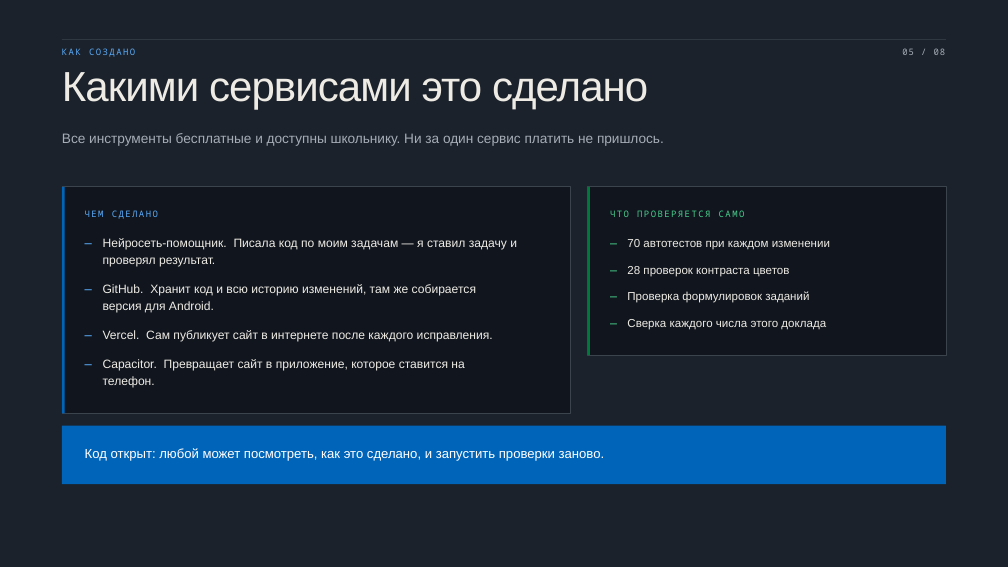
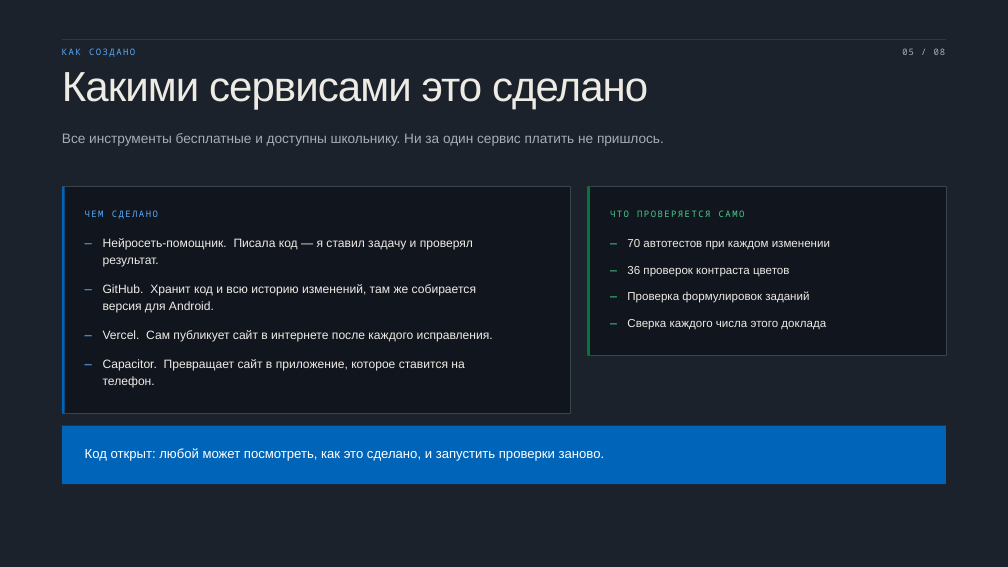
Before and after one commit to s-chaikovskiy/grammarquest-web, a slide deck: slide 5 of презентация/Тілашар-защита.pptx. Drawn at 1008x567 pixels with LibreOffice and Linux fonts; fonts in the diff are those of the drawing. Boxes give left, top, right and bottom in pixels: in the first picture for what was removed or moved away, otherwise in the second. Text is boxed around its words. In the diff, an @@ line names an element or a change of style, - is before the commit and + after.

```diff
--- a/презентация/Тілашар-защита.pptx
+++ b/презентация/Тілашар-защита.pptx
@@ text at (103, 238, 473, 267): text changed @@
-Нейросеть-помощник. Писала код по моим задачам — я ставил задачу и
-проверял результат.
+Нейросеть-помощник. Писала код — я ставил задачу и проверял
+результат.
@@ text at (627, 266, 789, 277): text changed @@
-28 проверок контраста цветов
+36 проверок контраста цветов
```
Also in this commit, not shown: 1 other slide changed, 12 other files.
